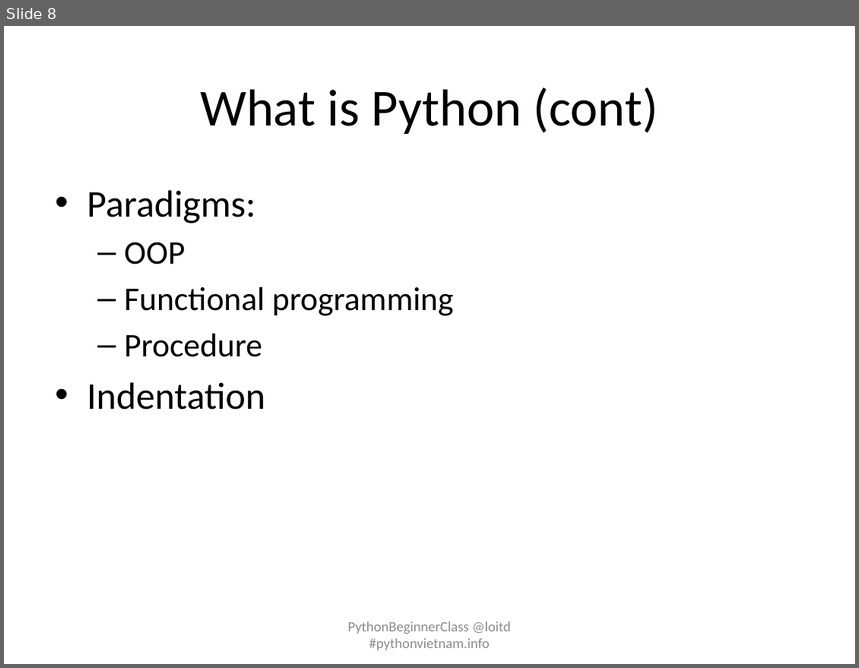
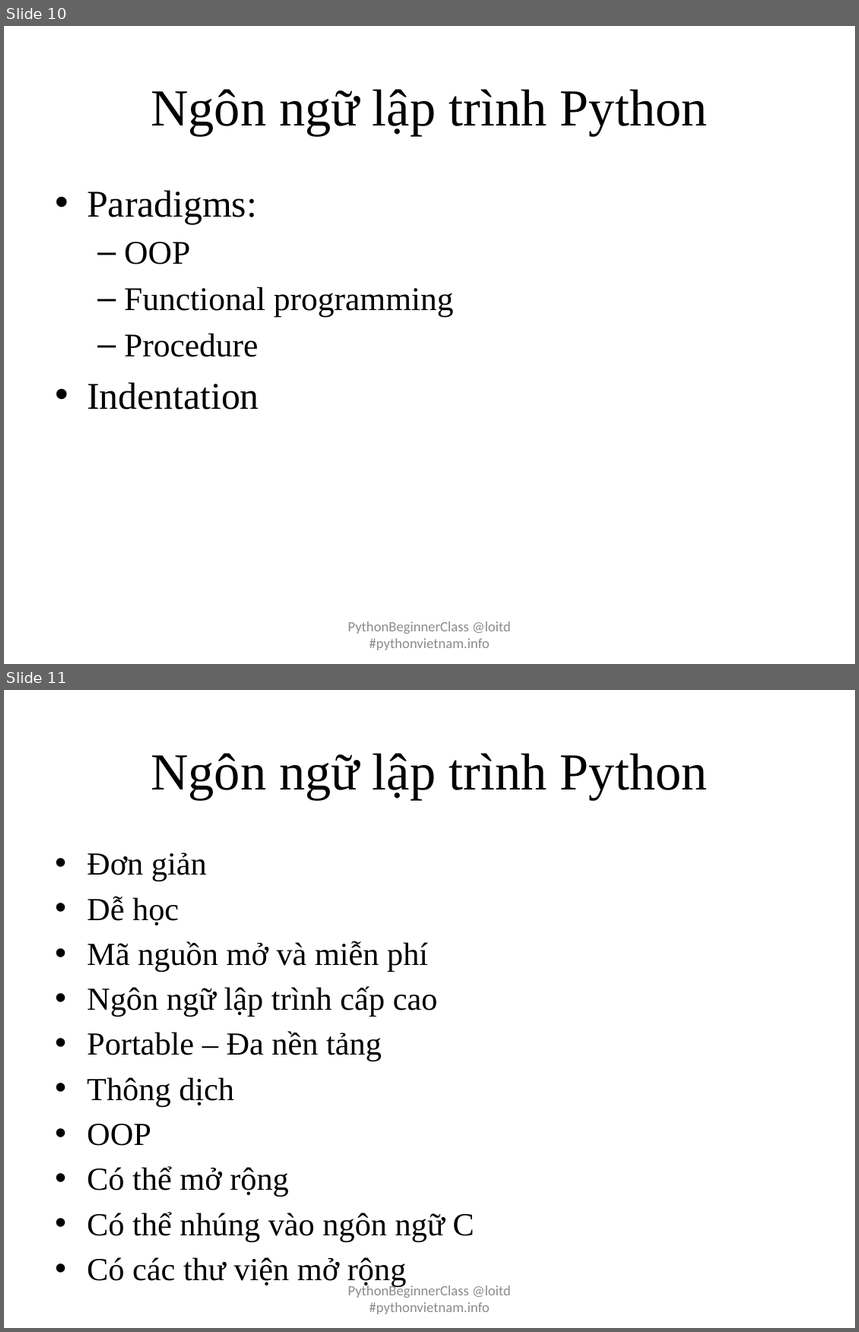
Before and after one commit to pythonvietnam/pbc032015, a slide deck: pbc-day-01-introduction.pptx. Shown one above the other, each under a label of ours: slide 8 before the commit, slides 10 and 11 after it. The pictures are 859x668 and 859x1332 pixels, drawn with LibreOffice and Linux fonts; fonts in the diff are those of the drawing. Boxes give left, top, right and bottom in pixels: in the first picture for what was removed or moved away, otherwise in the second. Text is boxed around its words. In the diff, an @@ line names an element or a change of style, - is before the commit and + after.

```diff
--- a/pbc-day-01-introduction.pptx
+++ b/pbc-day-01-introduction.pptx
@@ slide 11 added at (4,690,855,1328), background #FFFFFF @@
@@ title added at (151,753,708,799), 44 pt, text #000000 @@
+Ngôn ngữ lập trình Python
@@ text added at (87,853,474,1287), 27.2 pt, text #000000 @@
+• Đơn giản
+• Dễ học
+• Mã nguồn mở và miễn phí
+• Ngôn ngữ lập trình cấp cao
+• Portable – Đa nền tảng
+• Thông dịch
+• OOP
+• Có thể mở rộng
+• Có thể nhúng vào ngôn ngữ C
+• Có các thư viện mở rộng
@@ text added at (348,1284,511,1315), 12 pt, text #8C8C8C @@
+PythonBeginnerClass @loitd #pythonvietnam.info
@@ what was slide 8 is now slide 10 @@
@@ slide 10 changed as well @@
@@ title at (151,89,708,135): text changed; font Calibri to Times New Roman @@
-What is Python (cont)
+Ngôn ngữ lập trình Python
@@ text "Paradigms:" at (87,190,454,410): font Calibri to Times New Roman @@
```
Also in this commit, not shown: 12 other slides changed, 5 other slides added, 2 slides removed, 1 other file.
